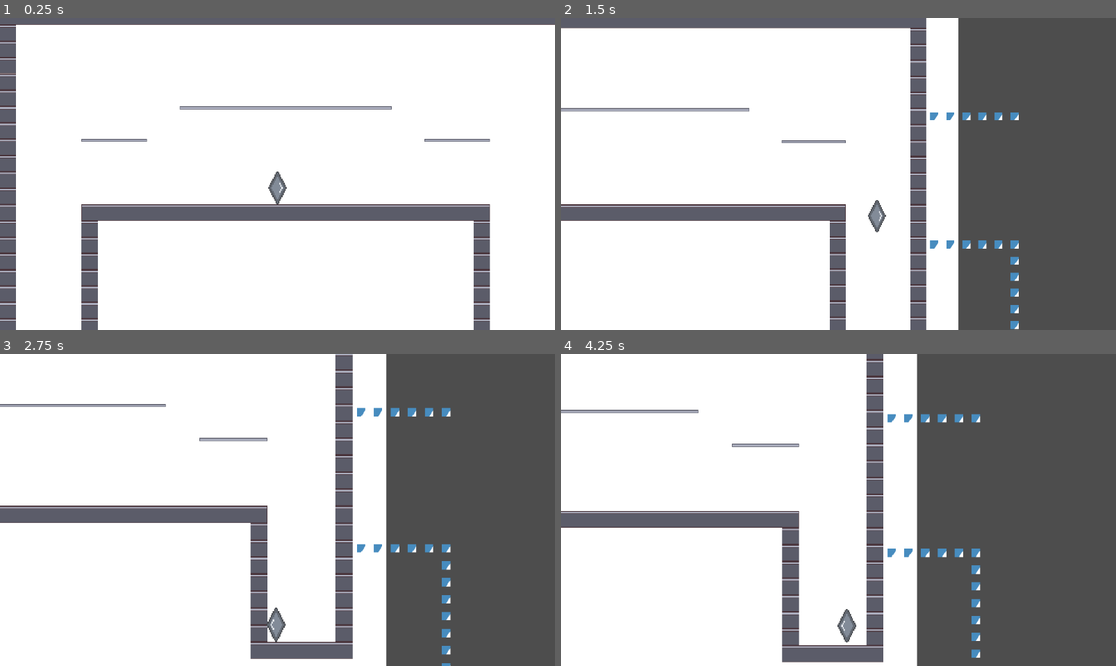
Above: before the commit, frames 1-4 (two rows, left to right).
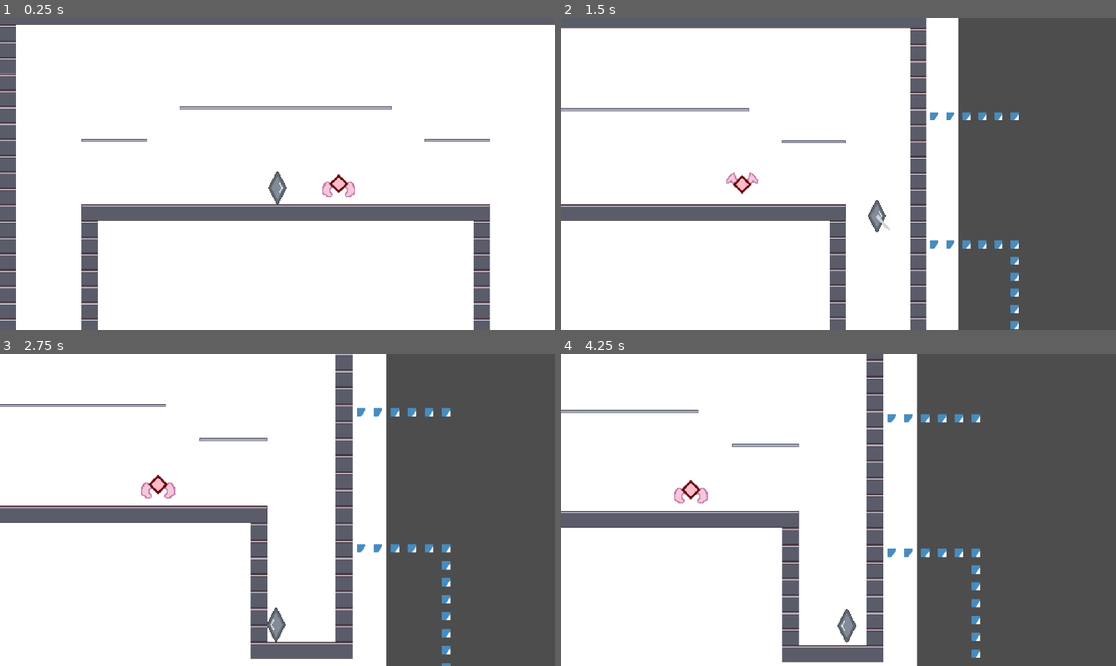
Above: after the commit, the same moments.

Repository: nekochiiUwU/Anoari
Game: Godot game, scene res://local/scenes/sandbox.tscn
The game is run twice, just before and just after one commit, with the same random seed, the same clock (stepped at 60 frames per second) and the same inputs. Before the commit the project has no main scene; this scene is started directly in both runs. The engine's default icon, where the game draws it, is replaced by a stand-in: a white triangle on a blue panel in a dark square.
Inputs:
- Up to frame 1 (0.25 s): no input
- Up to frame 2 (1.5 s): hold Right (ui_right) from 0.53 s (still down); tap Z (attack, bound only after the commit) at 0.6, 1.35 s; tap Space (jump) at 0.77 s
- Up to frame 3 (2.75 s): tap Space (jump) at 1.52 s; release Right (ui_right) at 2.03 s; hold Left (ui_left) from 2.03 s (still down); tap Z (attack, bound only after the commit) at 2.1 s
- Up to frame 4 (4.25 s): release Left (ui_left) at 2.78 s; hold Right (ui_right) from 2.78 s (still down); tap Z (attack, bound only after the commit) at 2.85, 3.6 s; tap Space (jump) at 3.02, 3.77 s

The runs differ from the first frame. In frame 1, 0.3% of the frame differs, in the area x 58-64%, y 50-58%; in frame 2, 0.2%; in frame 3, 0.3%, in the area x 25-32%, y 38-47%; in frame 4, 0.3%.

Commit message:
attack + lil mob

Diff:
--- /dev/null
+++ b/local/scenes/flying enemy.tscn
@@ -0,0 +1,20 @@
+[gd_scene load_steps=4 format=3 uid="uid://bhyo7ymxe3cmf"]
+
+[ext_resource type="Texture2D" uid="uid://4mpb8lwnjhrl" path="res://assets/visual/sprites/flying.png" id="1_sa8r0"]
+[ext_resource type="Script" uid="uid://b3gdt6fa8h24i" path="res://local/scenes/flying_enemy.gd" id="1_xva8b"]
+
+[sub_resource type="RectangleShape2D" id="RectangleShape2D_xva8b"]
+size = Vector2(32, 32)
+
+[node name="Flying Enemy" type="CharacterBody2D"]
+collision_layer = 8
+script = ExtResource("1_xva8b")
+
+[node name="CollisionShape2D" type="CollisionShape2D" parent="."]
+shape = SubResource("RectangleShape2D_xva8b")
+
+[node name="Sprite2D" type="Sprite2D" parent="."]
+texture_filter = 1
+scale = Vector2(2, 2)
+texture = ExtResource("1_sa8r0")
+hframes = 3
--- /dev/null
+++ b/local/scenes/flying_enemy.gd
@@ -0,0 +1,11 @@
+extends CharacterBody2D
+var timer:float = 0
+
+func _process(delta: float) -> void:
+	timer += delta
+	get_node("Sprite2D").frame = int(timer*6) % get_node("Sprite2D").hframes
+	velocity -= velocity * delta *6
+	move_and_slide()
+
+func get_hit(dmg, direction):
+	velocity += dmg*direction
--- a/local/scenes/player.tscn
+++ b/local/scenes/player.tscn
@@ -1,9 +1,12 @@
-[gd_scene load_steps=7 format=3 uid="uid://c4kaw23noklgd"]
+[gd_scene load_steps=10 format=3 uid="uid://c4kaw23noklgd"]
 
-[ext_resource type="Script" uid="uid://cbv2bf68ctmfa" path="res://local/scenes/player_body.gd" id="1_ggekk"]
-[ext_resource type="Script" uid="uid://dvhx0vg0kds7j" path="res://local/scenes/player_movements.gd" id="2_r5yno"]
-[ext_resource type="Texture2D" uid="uid://b0ghpg5i2tfcp" path="res://assets/visual/sprites/player/tempPlayer.png" id="3_wo1g7"]
-[ext_resource type="Script" uid="uid://c1gj8pe47gy10" path="res://local/scenes/player_camera.gd" id="4_qtfip"]
+[ext_resource type="Script" uid="uid://twu8ae1gkx3m" path="res://local/scenes/player_body.gd" id="1_ggekk"]
+[ext_resource type="Script" uid="uid://dg0cd52hwmt0k" path="res://local/scenes/player_inventory.gd" id="2_8y8ww"]
+[ext_resource type="PackedScene" uid="uid://byv42q0o1y6fw" path="res://local/scenes/weapon.tscn" id="2_ikdmt"]
+[ext_resource type="Script" uid="uid://dvn0xvvw3ch08" path="res://local/scenes/player_movements.gd" id="2_r5yno"]
+[ext_resource type="Script" uid="uid://cqoqc6ox5rs8r" path="res://local/scenes/player_logic.gd" id="3_ikdmt"]
+[ext_resource type="Texture2D" uid="uid://uxokgadmhtbv" path="res://assets/visual/sprites/player/tempPlayer.png" id="3_wo1g7"]
+[ext_resource type="Script" uid="uid://b6tgvrenk28mq" path="res://local/scenes/player_camera.gd" id="4_qtfip"]
 
 [sub_resource type="RectangleShape2D" id="RectangleShape2D_7uw3f"]
 size = Vector2(32, 64)
@@ -14,8 +17,16 @@
 [node name="1" type="Node"]
 
 [node name="Player Body" type="CharacterBody2D" parent="."]
-collision_layer = 0
+collision_layer = 4
 script = ExtResource("1_ggekk")
+
+[node name="Weapon" parent="Player Body" instance=ExtResource("2_ikdmt")]
+
+[node name="Player Inventory" type="Node" parent="Player Body"]
+script = ExtResource("2_8y8ww")
+
+[node name="Player Logic" type="Node" parent="Player Body"]
+script = ExtResource("3_ikdmt")
 
 [node name="Collision" type="CollisionShape2D" parent="Player Body"]
 shape = SubResource("RectangleShape2D_7uw3f")
--- a/local/scenes/player_body.gd
+++ b/local/scenes/player_body.gd
@@ -1,7 +1,13 @@
 extends CharacterBody2D
 
 @onready var PlayerMovements = get_node("Player Movements")
-
+@onready var PlayerLogic = get_node("Player Logic")
+@onready var PlayerInventory = get_node("Player Inventory")
+@onready var Weapon = get_node("Weapon")
 
 func _physics_process(delta: float):
 	PlayerMovements.movement_process(delta)
+	PlayerLogic.logic_process(delta)
+
+func _ready() -> void:
+	PlayerLogic.init_inventory()
--- /dev/null
+++ b/local/scenes/player_inventory.gd
@@ -0,0 +1,8 @@
+extends Node
+
+@onready var Body: CharacterBody2D = get_node("..")
+
+
+var items: Dictionary
+var gear: Dictionary
+var weapons: Array
--- /dev/null
+++ b/local/scenes/player_logic.gd
@@ -0,0 +1,24 @@
+extends Node
+
+@onready var Body: CharacterBody2D = get_node("..")
+
+func logic_process(delta: float):
+	check_inputs(delta)
+
+func check_inputs(delta: float):
+	if Input.is_action_just_pressed("attack"):
+		#Body.Weapon.attack(Body.PlayerInventory.weapons[0], 0)
+		Body.PlayerInventory.weapons[0].attack.call()
+
+func init_inventory():
+	var Inventory = Body.PlayerInventory
+	Inventory.weapons = [null, null]
+	Inventory.weapons[0] = {
+		weapon = load("res://local/scenes/sword.tscn").instantiate(),
+		attack = func x():
+			var a = load("res://local/scenes/sword.tscn").instantiate()
+			a.Body = Body
+			get_parent().add_child(a),
+		special = func x():
+			get_parent().add_child(load("res://local/scenes/sword.tscn").instantiate())
+	}
--- a/local/scenes/player_movements.gd
+++ b/local/scenes/player_movements.gd
@@ -13,16 +13,22 @@
 var looking_dir: int = 1
 var sticked_to_wall: bool = false
 var walk_dir: float = 0
+var dir: Vector2 = Vector2()
 
 
 ## Executed from player_body.gd
 func movement_process(delta: float):
 	velocity = Body.velocity
 
+
 	horisontal_movement(delta)
 	vertival_movement(delta)
 	wall_movement()
 	a()
+
+	var new_dir = Input.get_vector("ui_left", "ui_right", "ui_up", "ui_down")
+	if new_dir:
+		dir = new_dir
 
 	Body.velocity = velocity
 	Body.move_and_slide()
@@ -43,7 +49,6 @@
 		else:
 			velocity.y += gravity * delta
 	Body.set_collision_mask_value(2, velocity.y >= 0 and PlatformDetectionArea.has_overlapping_bodies())
-	print(PlatformDetectionArea.has_overlapping_bodies())
 
 
 func horisontal_movement(delta: float):
--- a/local/scenes/sandbox.tscn
+++ b/local/scenes/sandbox.tscn
@@ -1,10 +1,14 @@
-[gd_scene load_steps=3 format=3 uid="uid://c2q87ryrc8x2t"]
+[gd_scene load_steps=4 format=3 uid="uid://c2q87ryrc8x2t"]
 
 [ext_resource type="PackedScene" uid="uid://c4kaw23noklgd" path="res://local/scenes/player.tscn" id="1_46xpr"]
 [ext_resource type="PackedScene" uid="uid://bhxxxbd6dxwua" path="res://local/scenes/map.tscn" id="2_adeoo"]
+[ext_resource type="PackedScene" uid="uid://bhyo7ymxe3cmf" path="res://local/scenes/flying enemy.tscn" id="3_ax41m"]
 
 [node name="Sandbox" type="Node"]
 
 [node name="Map" parent="." instance=ExtResource("2_adeoo")]
 
 [node name="Player" parent="." instance=ExtResource("1_46xpr")]
+
+[node name="Flying Enemy" parent="." instance=ExtResource("3_ax41m")]
+position = Vector2(120, 24)
--- /dev/null
+++ b/local/scenes/sword.gd
@@ -0,0 +1,15 @@
+extends Area2D
+
+var Body
+var rota
+
+func _ready() -> void:
+	$Sprite2D.flip_v = Body.PlayerMovements.dir.x < 0
+	rota = Body.PlayerMovements.dir
+	rotation = rota.angle()
+	$AnimationPlayer.play("hit")
+
+func hit() -> void:
+	print(get_overlapping_bodies())
+	for b in get_overlapping_bodies():
+		b.get_hit(600, rota.normalized())
--- /dev/null
+++ b/local/scenes/sword.tscn
@@ -0,0 +1,83 @@
+[gd_scene load_steps=7 format=3 uid="uid://dppf316l21705"]
+
+[ext_resource type="Script" uid="uid://be1f4ea0mutxv" path="res://local/scenes/sword.gd" id="1_mpolr"]
+[ext_resource type="Texture2D" uid="uid://cy4x0trbrgks6" path="res://assets/visual/sprites/attack.png" id="2_ck8bw"]
+
+[sub_resource type="Animation" id="Animation_ljct0"]
+length = 0.001
+tracks/0/type = "value"
+tracks/0/imported = false
+tracks/0/enabled = true
+tracks/0/path = NodePath("Sprite2D:frame")
+tracks/0/interp = 1
+tracks/0/loop_wrap = true
+tracks/0/keys = {
+"times": PackedFloat32Array(0),
+"transitions": PackedFloat32Array(1),
+"update": 1,
+"values": [0]
+}
+
+[sub_resource type="Animation" id="Animation_gfpo4"]
+resource_name = "hit"
+length = 0.15
+step = 0.025
+tracks/0/type = "value"
+tracks/0/imported = false
+tracks/0/enabled = true
+tracks/0/path = NodePath("Sprite2D:frame")
+tracks/0/interp = 1
+tracks/0/loop_wrap = true
+tracks/0/keys = {
+"times": PackedFloat32Array(0, 0.05, 0.1),
+"transitions": PackedFloat32Array(1, 1, 1),
+"update": 1,
+"values": [0, 1, 2]
+}
+tracks/1/type = "method"
+tracks/1/imported = false
+tracks/1/enabled = true
+tracks/1/path = NodePath(".")
+tracks/1/interp = 1
+tracks/1/loop_wrap = true
+tracks/1/keys = {
+"times": PackedFloat32Array(0.075, 0.15),
+"transitions": PackedFloat32Array(1, 1),
+"values": [{
+"args": [],
+"method": &"hit"
+}, {
+"args": [],
+"method": &"queue_free"
+}]
+}
+
+[sub_resource type="AnimationLibrary" id="AnimationLibrary_n4ufc"]
+_data = {
+&"RESET": SubResource("Animation_ljct0"),
+&"hit": SubResource("Animation_gfpo4")
+}
+
+[sub_resource type="RectangleShape2D" id="RectangleShape2D_3gjrq"]
+size = Vector2(72, 56.5)
+
+[node name="Sword Attack 1" type="Area2D"]
+collision_layer = 0
+collision_mask = 8
+script = ExtResource("1_mpolr")
+
+[node name="AnimationPlayer" type="AnimationPlayer" parent="."]
+libraries = {
+&"": SubResource("AnimationLibrary_n4ufc")
+}
+next/hit = &"RESET"
+
+[node name="Sprite2D" type="Sprite2D" parent="."]
+texture_filter = 1
+scale = Vector2(2, 2)
+texture = ExtResource("2_ck8bw")
+hframes = 3
+
+[node name="CollisionShape2D" type="CollisionShape2D" parent="."]
+position = Vector2(28, 4.25)
+shape = SubResource("RectangleShape2D_3gjrq")
--- /dev/null
+++ b/local/scenes/weapon.gd
@@ -0,0 +1,15 @@
+extends Node2D
+
+var Player
+
+
+func attack(weapon, type):
+		weapon.behavior()
+
+
+func _process(delta: float) -> void:
+	pass
+
+
+func _ready() -> void:
+	pass
--- /dev/null
+++ b/local/scenes/weapon.tscn
@@ -0,0 +1,113 @@
+[gd_scene load_steps=6 format=3 uid="uid://byv42q0o1y6fw"]
+
+[ext_resource type="Script" uid="uid://by20dte58vxl0" path="res://local/scenes/weapon.gd" id="1_yhc4y"]
+[ext_resource type="Texture2D" uid="uid://cy4x0trbrgks6" path="res://assets/visual/sprites/attack.png" id="2_8cpjw"]
+
+[sub_resource type="Animation" id="Animation_rji4d"]
+resource_name = "sword_slash"
+length = 0.15
+step = 0.05
+tracks/0/type = "value"
+tracks/0/imported = false
+tracks/0/enabled = true
+tracks/0/path = NodePath("Sprite2D:texture")
+tracks/0/interp = 1
+tracks/0/loop_wrap = true
+tracks/0/keys = {
+"times": PackedFloat32Array(0),
+"transitions": PackedFloat32Array(1),
+"update": 1,
+"values": [ExtResource("2_8cpjw")]
+}
+tracks/1/type = "value"
+tracks/1/imported = false
+tracks/1/enabled = true
+tracks/1/path = NodePath("Sprite2D:hframes")
+tracks/1/interp = 1
+tracks/1/loop_wrap = true
+tracks/1/keys = {
+"times": PackedFloat32Array(0),
+"transitions": PackedFloat32Array(1),
+"update": 1,
+"values": [3]
+}
+tracks/2/type = "value"
+tracks/2/imported = false
+tracks/2/enabled = true
+tracks/2/path = NodePath("Sprite2D:frame")
+tracks/2/interp = 1
+tracks/2/loop_wrap = true
+tracks/2/keys = {
+"times": PackedFloat32Array(0, 0.05, 0.1),
+"transitions": PackedFloat32Array(1, 1, 1),
+"update": 1,
+"values": [0, 1, 2]
+}
+tracks/3/type = "method"
+tracks/3/imported = false
+tracks/3/enabled = true
+tracks/3/path = NodePath(".")
+tracks/3/interp = 1
+tracks/3/loop_wrap = true
+tracks/3/keys = {
+"times": PackedFloat32Array(),
+"transitions": PackedFloat32Array(),
+"values": []
+}
+
+[sub_resource type="Animation" id="Animation_or7w2"]
+length = 0.001
+tracks/0/type = "value"
+tracks/0/imported = false
+tracks/0/enabled = true
+tracks/0/path = NodePath("Sprite2D:texture")
+tracks/0/interp = 1
+tracks/0/loop_wrap = true
+tracks/0/keys = {
+"times": PackedFloat32Array(0),
+"transitions": PackedFloat32Array(1),
+"update": 1,
+"values": [null]
+}
+tracks/1/type = "value"
+tracks/1/imported = false
+tracks/1/enabled = true
+tracks/1/path = NodePath("Sprite2D:hframes")
+tracks/1/interp = 1
+tracks/1/loop_wrap = true
+tracks/1/keys = {
+"times": PackedFloat32Array(0),
+"transitions": PackedFloat32Array(1),
+"update": 1,
+"values": [1]
+}
+tracks/2/type = "value"
+tracks/2/imported = false
+tracks/2/enabled = true
+tracks/2/path = NodePath("Sprite2D:frame")
+tracks/2/interp = 1
+tracks/2/loop_wrap = true
+tracks/2/keys = {
+"times": PackedFloat32Array(0),
+"transitions": PackedFloat32Array(1),
+"update": 1,
+"values": [0]
+}
+
+[sub_resource type="AnimationLibrary" id="AnimationLibrary_t6vn3"]
+_data = {
+&"RESET": SubResource("Animation_or7w2"),
+&"sword_slash": SubResource("Animation_rji4d")
+}
+
+[node name="Weapon" type="Node2D"]
+script = ExtResource("1_yhc4y")
+
+[node name="AnimationPlayer" type="AnimationPlayer" parent="."]
+libraries = {
+&"": SubResource("AnimationLibrary_t6vn3")
+}
+next/sword_slash = &"RESET"
+
+[node name="Sprite2D" type="Sprite2D" parent="."]
+scale = Vector2(2, 2)
--- a/project.godot
+++ b/project.godot
@@ -11,8 +11,9 @@
 [application]
 
 config/name="Anoari"
+run/main_scene="uid://c2q87ryrc8x2t"
 config/features=PackedStringArray("4.4", "GL Compatibility")
-config/icon="uid://b3htwpdtfh74o"
+config/icon="uid://cyngchywqixmd"
 
 [input]
 
@@ -20,8 +21,22 @@
 "deadzone": 0.5,
 "events": [Object(InputEventKey,"resource_local_to_scene":false,"resource_name":"","device":-1,"window_id":0,"alt_press …(191 unchanged characters)…
 , Object(InputEventMouseButton,"resource_local_to_scene":false,"resource_name":"","device":-1,"window_id":0,"alt_presse …(244 unchanged characters)…
+, Object(InputEventJoypadButton,"resource_local_to_scene":false,"resource_name":"","device":-1,"button_index":0,"pressure":0.0,"pressed":false,"script":null)
 ]
 }
+attack={
+"deadzone": 0.2,
+"events": [Object(InputEventKey,"resource_local_to_scene":false,"resource_name":"","device":-1,"window_id":0,"alt_pressed":false,"shift_pressed":false,"ctrl_pressed":false,"meta_pressed":false,"pressed":false,"keycode":0,"physical_keycode":90,"key_label":0,"unicode":122,"location":0,"echo":false,"script":null)
+, Object(InputEventJoypadButton,"resource_local_to_scene":false,"resource_name":"","device":-1,"button_index":10,"pressure":0.0,"pressed":true,"script":null)
+]
+}
+
+[layer_names]
+
+2d_physics/layer_1="Ground"
+2d_physics/layer_2="Platform"
+2d_physics/layer_3="Player"
+2d_physics/layer_4="Enemy"
 
 [rendering]
 
Not shown: 1 places in local/scenes/map.tscn that only renumber resources
